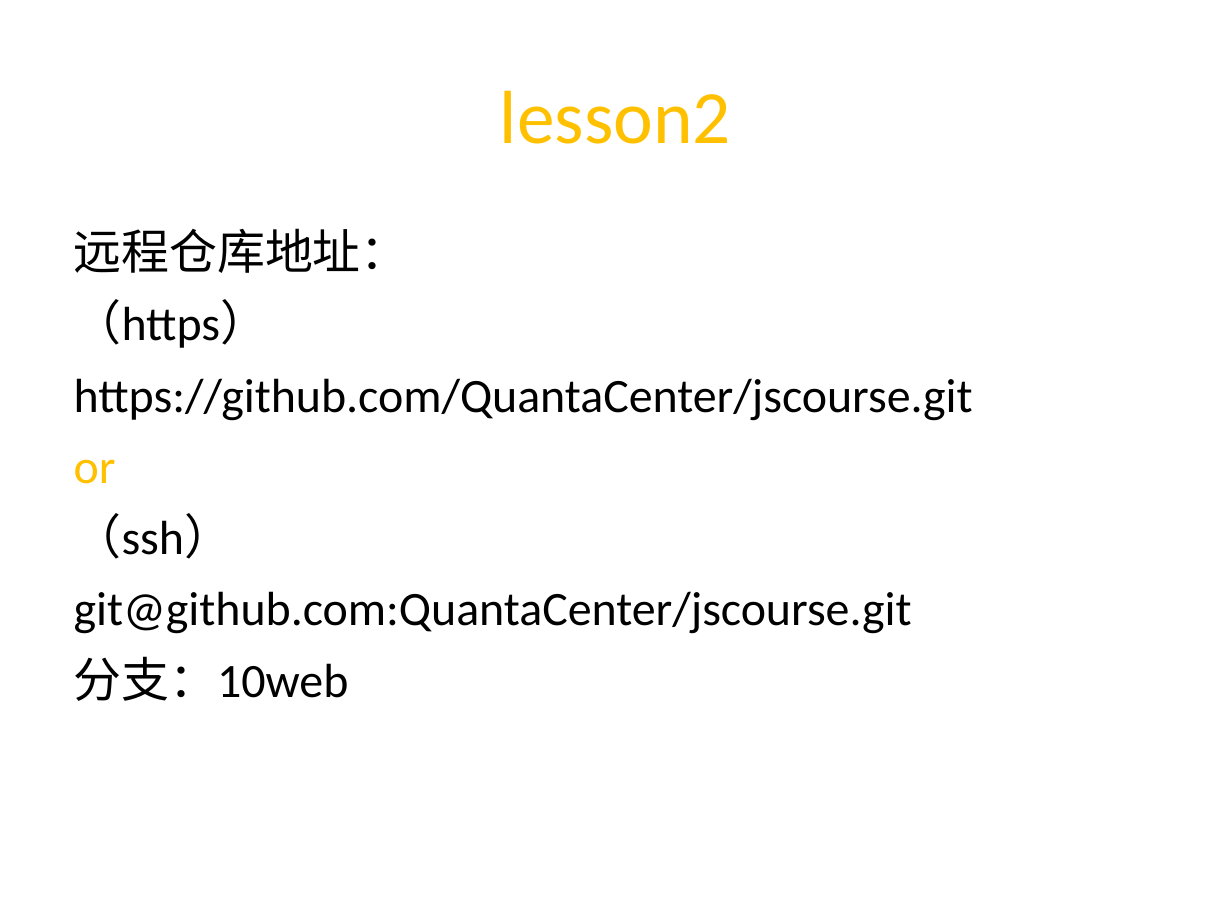
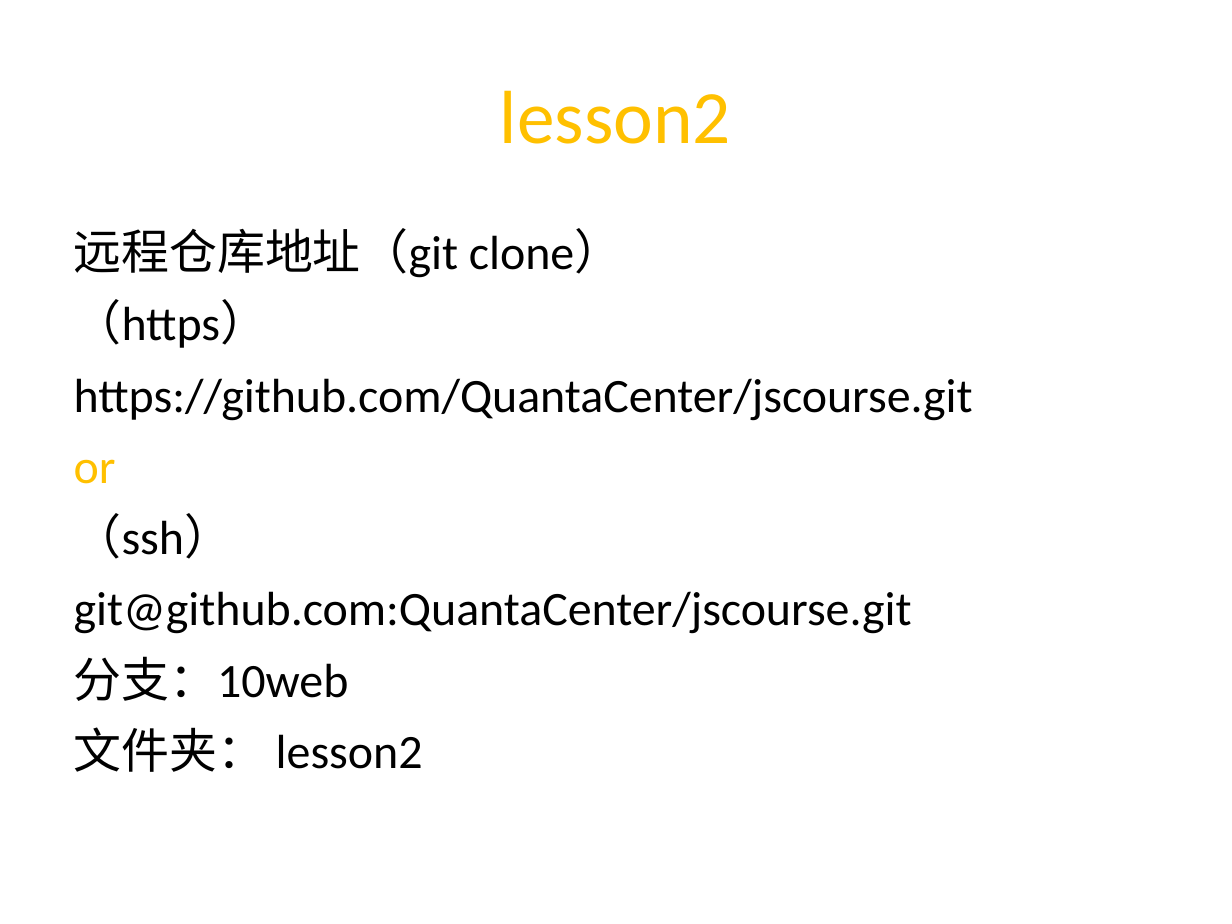
Before and after one commit to QuantaCenter/jscourse, a slide deck: slide 1 of lesson2/lesson2.ppt. Drawn at 1232x924 pixels with LibreOffice and Linux fonts; fonts in the diff are those of the drawing; background and template pictures are left out. Boxes give left, top, right and bottom in pixels: in the first picture for what was removed or moved away, otherwise in the second. Text is boxed around its words. In the diff, an @@ line names an element or a change of style, - is before the commit and + after.

```diff
--- a/lesson2/lesson2.ppt
+++ b/lesson2/lesson2.ppt
@@ text at [74,228,622,278]: text changed @@
-远程仓库地址：
+远程仓库地址（git clone）
@@ text at [74,727,423,772]: paragraph added @@
+文件夹： lesson2
```
Also in this commit, not shown: 1 other slide changed, 1 other file.
